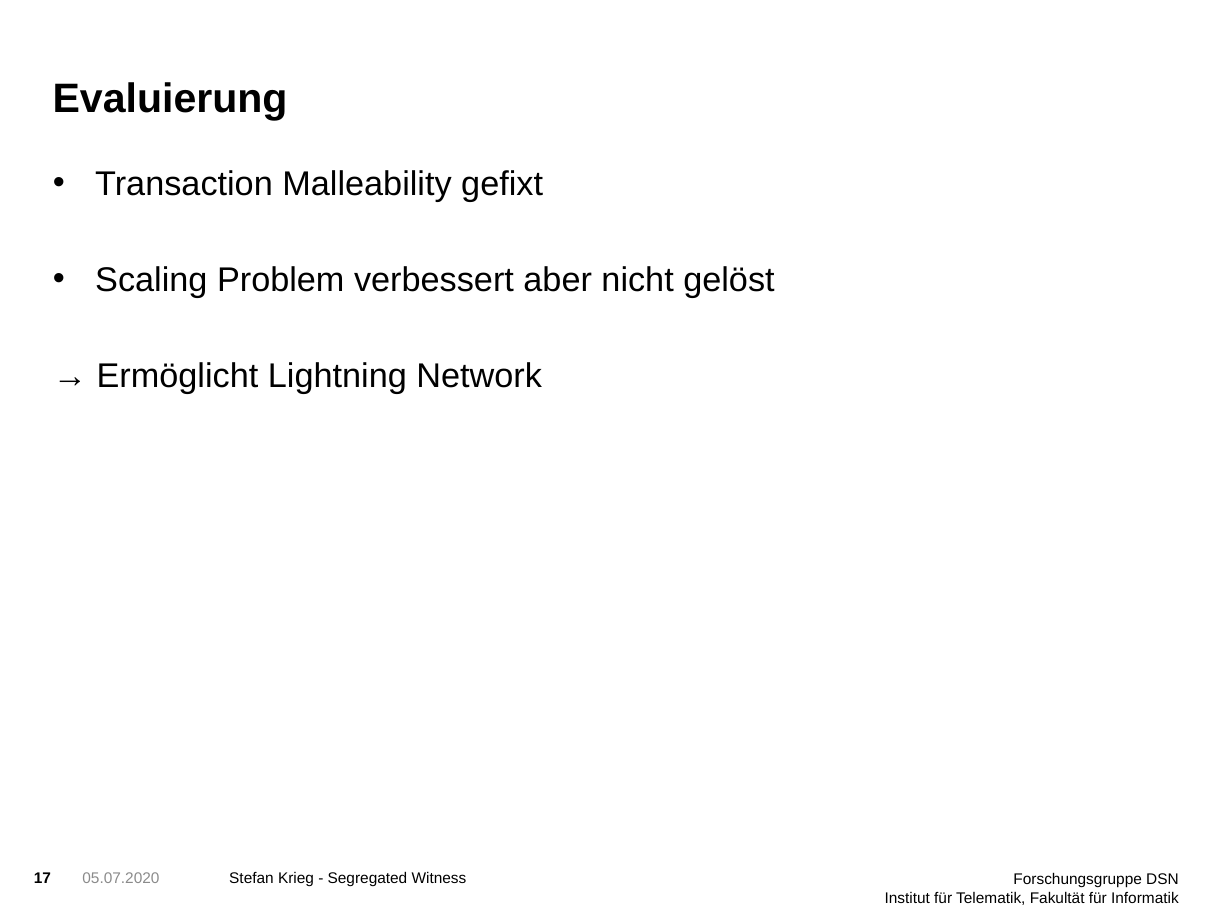
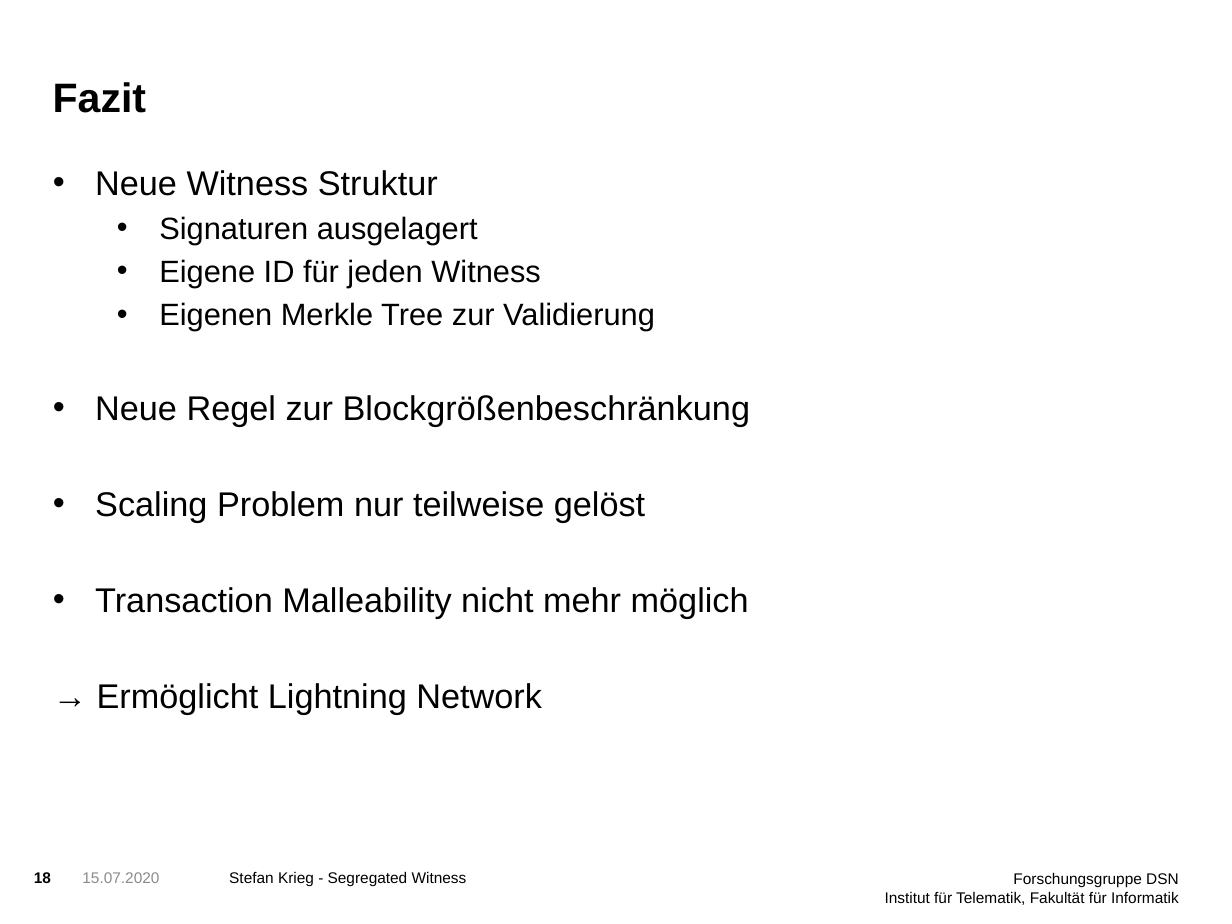
Before and after one commit to StefanDerEchte/SegWit-Proseminar, a slide deck: slide 18 of SegWit Präsentation.pptx (slide 17 before the commit). Drawn at 1232x924 pixels with LibreOffice and Linux fonts; fonts in the diff are those of the drawing; background and template pictures are left out. Boxes give left, top, right and bottom in pixels: in the first picture for what was removed or moved away, otherwise in the second. Text is boxed around its words. In the diff, an @@ line names an element or a change of style, - is before the commit and + after.

```diff
--- a/SegWit Präsentation.pptx
+++ b/SegWit Präsentation.pptx
@@ title at (x1=53, y1=82, x2=147, y2=113): text changed @@
-Evaluierung
+Fazit
@@ text at (x1=95, y1=170, x2=750, y2=619): text changed @@
-• Transaction Malleability gefixt
-• Scaling Problem verbessert aber nicht gelöst
+• Neue Witness Struktur
+  • Signaturen ausgelagert
+  • Eigene ID für jeden Witness
+  • Eigenen Merkle Tree zur Validierung
+• Neue Regel zur Blockgrößenbeschränkung
+• Scaling Problem nur teilweise gelöst
+• Transaction Malleability nicht mehr möglich
@@ page number at (x1=34, y1=872, x2=51, y2=883): text changed @@
-17
+18
@@ text at (x1=82, y1=872, x2=159, y2=883): text changed @@
-05.07.2020
+15.07.2020
```
Also in this commit, not shown: 16 other slides changed, 1 slide added, 4 other files.
